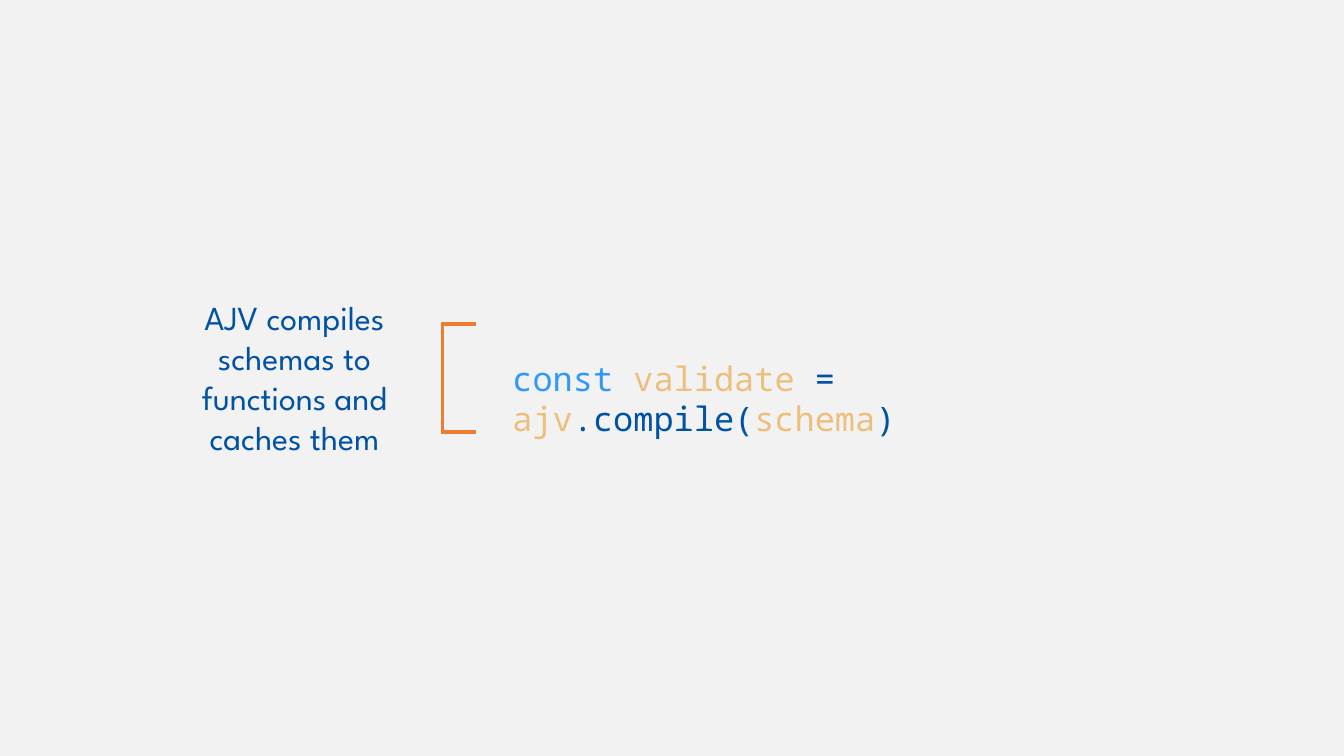
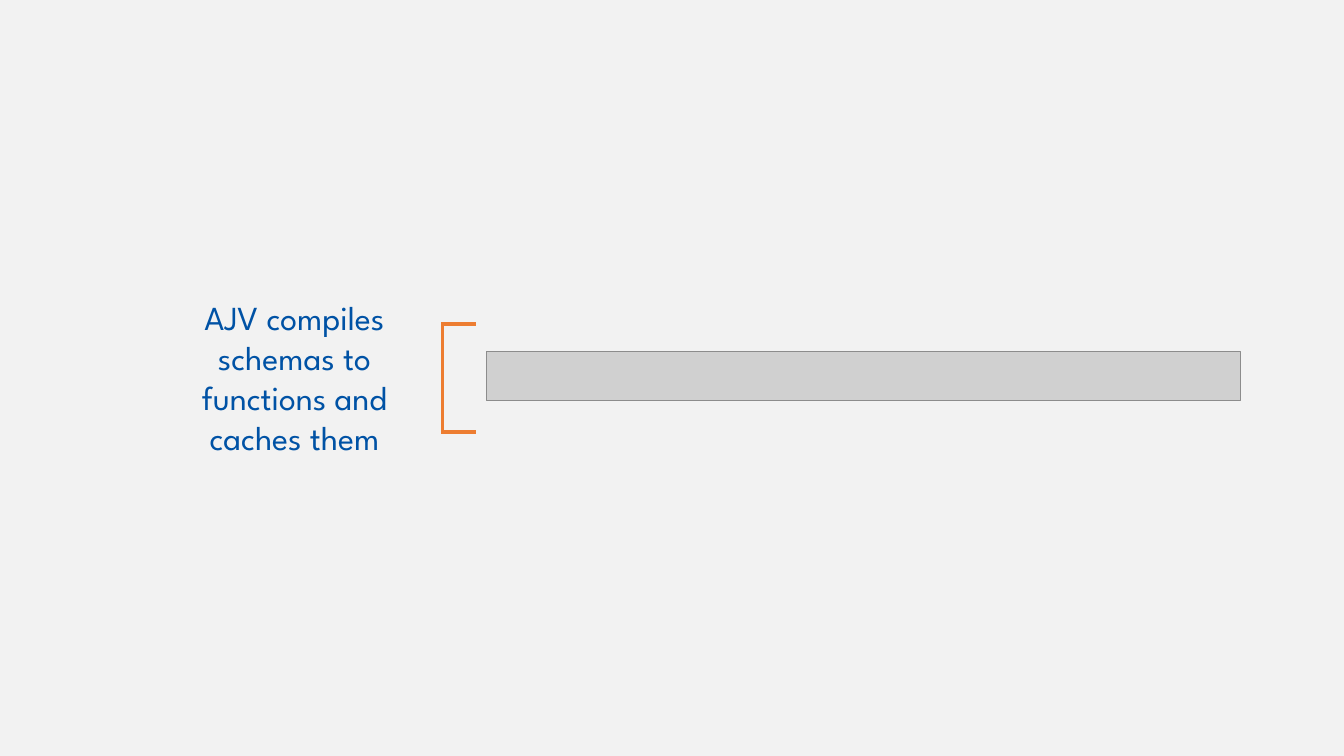
Before and after one commit to w3c/wot-cg, a slide deck: slide 14 of Tutorials/whatiswot/8-JSON_Schema_in_Practice_3/8-JSON_Schema_in_Practice_3.pptx. Drawn at 1344x756 pixels with LibreOffice and Linux fonts; fonts in the diff are those of the drawing; grey boxes stand for pictures. Boxes give left, top, right and bottom in pixels: in the first picture for what was removed or moved away, otherwise in the second. Text is boxed around its words. In the diff, an @@ line names an element or a change of style, - is before the commit and + after.

```diff
--- a/Tutorials/whatiswot/8-JSON_Schema_in_Practice_3/8-JSON_Schema_in_Practice_3.pptx
+++ b/Tutorials/whatiswot/8-JSON_Schema_in_Practice_3/8-JSON_Schema_in_Practice_3.pptx
@@ picture added at <box>487,352,1241,401</box> @@
@@ text removed at <box>512,365,895,439</box> @@
-const validate = ajv.compile(schema)
```
Also in this commit, not shown: 13 other slides changed, 3 slides added, 3 slides removed, 21 other files.
